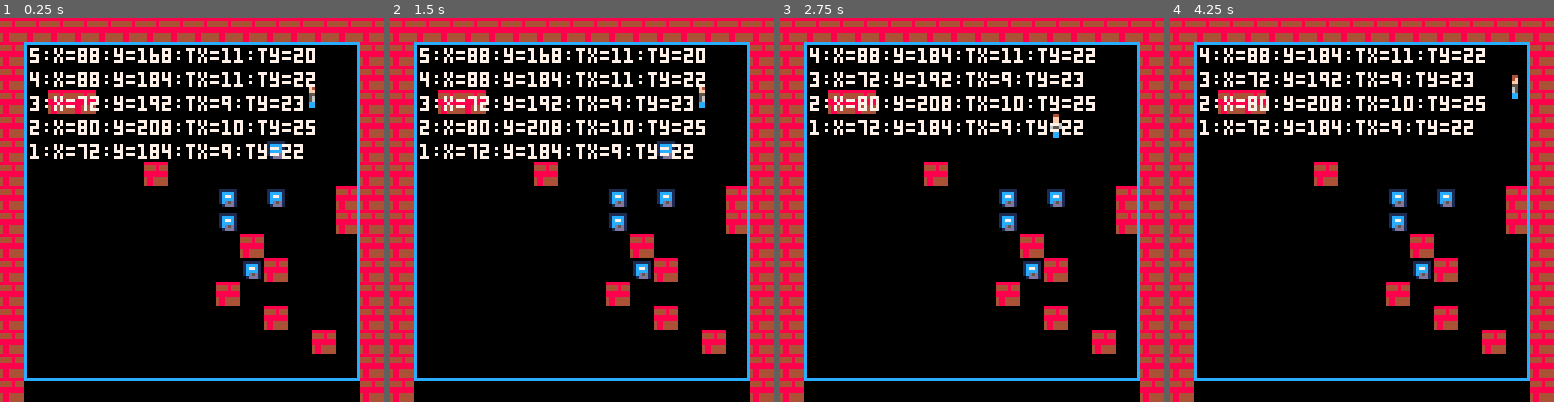
Above: before the commit, frames 1-4 (left to right).
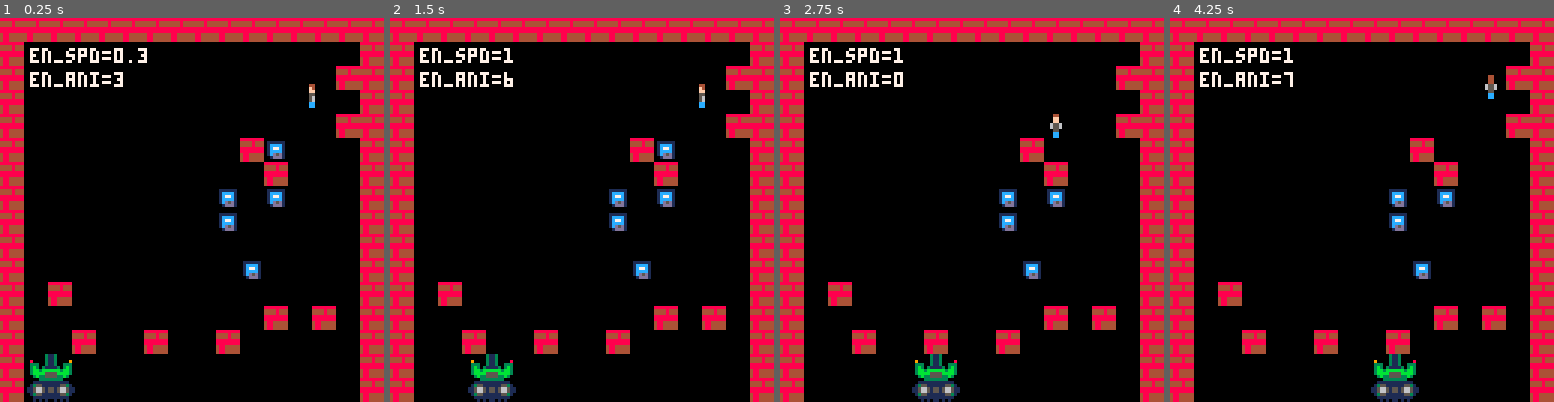
Above: after the commit, the same moments.

Repository: jflores82/data-filch
Game: PICO-8 cartridge df_01.p8
Two runs of this game, one before a commit and one after it. Both use one fixed random seed, a clock stepped at 60 frames per second and the inputs below.
Inputs:
- Up to frame 1 (0.25 s): no input
- Up to frame 2 (1.5 s): tap O (Z key) at 0.33, 0.7, 1.43 s
- Up to frame 3 (2.75 s): hold Left 1.97-2.37 s; tap O (Z key) at 2.22 s; hold Down from 2.42 s (still down)
- Up to frame 4 (4.25 s): release Down at 2.82 s; hold Right 2.87-3.53 s; tap O (Z key) at 3.1, 3.98 s; hold Up 3.58-4.08 s; hold Right from 4.13 s (still down)

The runs differ from the first frame. In frame 1, 16% of the frame differs, in the area x 6-94%, y 6-100%; in frame 2, 16%; in frame 3, 15%; in frame 4, 15%.

Commit message:
created top-down enemy.
created top-down enemy

Diff:
--- a/df_01.p8
+++ b/df_01.p8
@@ -7,6 +7,36 @@
 -- debug -- REMEMBER TO DISABLE BEFORE RELEASE --
 debug_side_en = false
 debug_top_en = true
+
+-------------------------------------------
+-- ECHO DELETE BEFORE RELEASE
+--------------------------------------------
+---------------------------debugging----------
+-- echoes collection
+echoes = {}
+
+-- store a value to be printed
+function echo(val)
+  add(echoes,tostr(val))
+end
+
+-- print all echoes
+-- ...opt: c (text color, default: latest)
+-- ...opt: x,y (print coords)
+function print_echoes(c, x, y)
+	local cx, cy, cc = cursor()  --pen_x, pen_y, pen_color
+
+	--set text position and color
+	cursor(x or cx, y or cy, c or cc)
+	for i=1,#echoes do
+		print(tostr(echoes[i]))
+	end
+
+	--erase all echoes
+	echoes = {}
+end
+-------------------------------------------------
+
 
 -- Code Init --
 function _init()
@@ -44,8 +74,30 @@
 		dir = 0,
 		walk_ani = 0,
 		walk_max = 16,
-		safe = true,
+		safe = false,
 	}
+
+	en_side = {}
+	en_top = {
+		x = 8,
+		y = 240,
+		ani = 0,
+		ani_max = 8,
+		move = false,
+		max_spd = 1,
+		spd_delta = 0.1,
+		spd = 0,
+		bit = 1
+	}
+
+	pickups_top = {}
+
+	level_top = {
+		en_top_speed = 1,
+		en_top_spddif = 0.1,
+		pickups = 5,
+	}
+	blocks_top = {}
 
 	game_states = {
 		intro = 0,
@@ -58,19 +110,7 @@
 		top_win = 7,
 		gameover = 8
 	}
-
-	en_side = {}
-
-	pickups_top = {}
-	level_top = {
-		en_top_speed = 1,
-		en_top_spddif = 0.1,
-		pickups = 5,
-	}
-	blocks_top = {}
-
 	currentstate = 5
-
 
 end
 
@@ -471,7 +511,7 @@
 	local tx_min = 1
 	local tx_max = 14
 	local ty_min = 17
-	local ty_max = 29
+	local ty_max = 28
 	local new_x = flr(rnd(tx_max - tx_min + 1)) + tx_min
 	local new_y = flr(rnd(ty_max - ty_min + 1)) + ty_min
 
@@ -493,6 +533,56 @@
 		end
 	end
 end
+
+function en_top_draw()
+	if(en_top.ani > 0 and en_top.ani <= 4) then
+		spr(20, en_top.x, en_top.y, 2, 2)
+	else
+		spr(22, en_top.x, en_top.y, 2, 2)
+	end
+end
+
+function en_top_control()
+	en_top.bit *= -1
+	if(not player_top.safe == true and en_top.bit == 1) then
+
+		en_top.move = false
+
+		if(en_top.x < player_top.x + 8) then
+			en_top.spd += en_top.spd_delta
+			if(en_top.spd >= en_top.max_spd) then en_top.spd = en_top.max_spd end
+		end
+
+		if(en_top.x > player_top.x - 12) then
+			en_top.spd -= en_top.spd_delta
+			if(en_top.spd <= (en_top.max_spd * -1)) then en_top.spd = (en_top.max_spd * - 1) end
+		end
+
+		if(en_top.x <= 8) then
+			en_top.x = 9
+			en_top.spd = 0
+		end
+
+		if(en_top.x >= 104) then
+			en_top.x = 103
+			en_top.spd = 0
+		end
+
+		if not (en_top.spd == 0) then
+			en_top.x += en_top.spd
+			en_top.ani += 1
+		end
+
+		if(en_top.ani >= en_top.ani_max) then en_top.ani = 0 end
+	end
+end
+
+function en_top_calculate_shot(dir, dist)
+	dir = dir or -1
+	dist = dist or 0
+
+end
+
 ------------------------------
 -- General / Misc Functions --
 ------------------------------
@@ -534,14 +624,18 @@
 	--print("tile.x="..tilex, 10, 42 + 128, 7)
 	--print("tile.y="..tiley, 10, 50 + 128, 7)
 	--print("tile.col="..col, 10, 58+128, 7)
-	print("pickups="..#pickups_top, 10, 2, 7)
-	offsety = 10
-	for i = #pickups_top, 1, -1 do
-		local tx = flr(pickups_top[i].x / 8)
-		local ty = flr(pickups_top[i].y / 8)
-		print(i..":x="..pickups_top[i].x..":y="..pickups_top[i].y..":tx="..pickups_top[i].tx..":ty="..pickups_top[i].ty, 10, 128 + offsety, 7)
-		offsety += 8
-	end
+	--print("pickups="..#pickups_top, 10, 2, 7)
+	--offsety = 10
+	--for i = #pickups_top, 1, -1 do
+	--	local tx = flr(pickups_top[i].x / 8)
+	--	local ty = flr(pickups_top[i].y / 8)
+	--	print(i..":x="..pickups_top[i].x..":y="..pickups_top[i].y..":tx="..pickups_top[i].tx..":ty="..pickups_top[i].ty, 10, 128 + offsety, 7)
+	--	offsety += 8
+	--end
+	print("en_spd="..en_top.spd, 10, 128+10, 7)
+	print("en_ani="..en_top.ani, 10, 128+18, 7)
+
+
 
 end
 
@@ -649,6 +743,9 @@
 		update = function(self)
 			player_top_control()
 			pickups_top_collision()
+
+			en_top_control()
+
 			if(#pickups_top <= 0) then
 				state_switch(game_states.top_win)
 			end
@@ -660,9 +757,12 @@
 			map(0, 15, 0, 128, 16, 16)
 			pickups_top_draw()
 			player_top_draw()
-
+			en_top_draw()
+
+
+			print_echoes(7, 10, 150)
 			if(debug_top_en == true) then
-				rect(8, 136, 119, 248, 12)  -- Your target area
+				--rect(8, 136, 119, 248, 12)  -- Your target area
 				debug_top()
 			end
 		end
@@ -714,22 +814,22 @@
 00056000000cc00000056000000cc000000000000004f000000000000000000000080000000008000000000000000000000550000005c000000550000005c000
 000cc00000c00c0000065000000000000000000000044000000000000000000000000000800000000080000000000e00000cc000000cc000000cc000000cc000
 000cc000000000c0000cc000000000000000000000000000000000000000000000000000000000000000800000000000000cc000000c0000000cc000000c0000
-00000000000000000004400000044000000000000000000000000000000000000000000000000000000000000000000000000000000000000000000000000000
-0600000000060000000ff00000044000000000000000000000000000000000000000000000000000000000000000000000000000000000000000000000000000
-0060080000600600000ff00000044000000000000000000000000000000000000000000000000000000000000000000000000000000000000000000000000000
-00555500005555000065560000655600000000000000000000000000000000000000000000000000000000000000000000000000000000000000000000000000
-0060065000600b500005500000055000000000000000000000000000000000000000000000000000000000000000000000000000000000000000000000000000
-0600000000060000000c5000000c5000000000000000000000000000000000000000000000000000000000000000000000000000000000000000000000000000
-0000000000000000000cc000000cc000000000000000000000000000000000000000000000000000000000000000000000000000000000000000000000000000
-00000000000000000000c0000000c000000000000000000000000000000000000000000000000000000000000000000000000000000000000000000000000000
-00000000000000000000000000000000000000000000000000000000000000000000000000000000000000000000000000000000000000000000000000000000
-01111110000000000000000000000000000000000000000000000000000000000000000000000000000000000000000000000000000000000000000000000000
-01cccc10000000000000000000000000000000000000000000000000000000000000000000000000000000000000000000000000000000000000000000000000
-01c77c10000000000000000000000000000000000000000000000000000000000000000000000000000000000000000000000000000000000000000000000000
-01cccc10000000000000000000000000000000000000000000000000000000000000000000000000000000000000000000000000000000000000000000000000
-01cd5d10000000000000000000000000000000000000000000000000000000000000000000000000000000000000000000000000000000000000000000000000
-001ddd10000000000000000000000000000000000000000000000000000000000000000000000000000000000000000000000000000000000000000000000000
-00000000000000000000000000000000000000000000000000000000000000000000000000000000000000000000000000000000000000000000000000000000
+00000000000000000004400000044000000000311300000000000031130000000000000000000000000000000000000000000000000000000000000000000000
+0600000000060000000ff00000044000000000311300000000000031130000000000000000000000000000000000000000000000000000000000000000000000
+0060080000600600000ff00000044000080000311300009009000031130000800000000000000000000000000000000000000000000000000000000000000000
+00555500005555000065560000655600033300311300333003330031130033300000000000000000000000000000000000000000000000000000000000000000
+0060065000600b50000550000005500003b3031111303b3003b3031111303b300000000000000000000000000000000000000000000000000000000000000000
+0600000000060000000c5000000c500003bb3bbbbbb3bb3003bb3bbbbbb3bb300000000000000000000000000000000000000000000000000000000000000000
+0000000000000000000cc000000cc00003bbbb5555bbbb3003bbbb5555bbbb300000000000000000000000000000000000000000000000000000000000000000
+00000000000000000000c0000000c000003b33555533b300003b33555533b3000000000000000000000000000000000000000000000000000000000000000000
+00000000000000000000000000000000000033333333000000003333333300000000000000000000000000000000000000000000000000000000000000000000
+01111110000000000000000000000000001111111111110000111111111111000000000000000000000000000000000000000000000000000000000000000000
+01cccc10000000000000000000000000013551111115531001355111111553100000000000000000000000000000000000000000000000000000000000000000
+01c77c10000000000000000000000000115665155156651111566515515665110000000000000000000000000000000000000000000000000000000000000000
+01cccc10000000000000000000000000115665155156651111566515515665110000000000000000000000000000000000000000000000000000000000000000
+01cd5d10000000000000000000000000013551111115531001355111111553100000000000000000000000000000000000000000000000000000000000000000
+001ddd10000000000000000000000000001111111111110000111111111111000000000000000000000000000000000000000000000000000000000000000000
+00000000000000000000000000000000001010100101010000010101101010000000000000000000000000000000000000000000000000000000000000000000
 00000000000000000000000000000000000000000000000000000000000000000000000000000000000000000000000000000000000000000000000000000000
 00000000000000000000000000000000000000000000000000000000000000000000000000000000000000000000000000000000000000000000000000000000
 00000000000000000000000000000000000000000000000000000000000000000000000000000000000000000000000000000000000000000000000000000000
